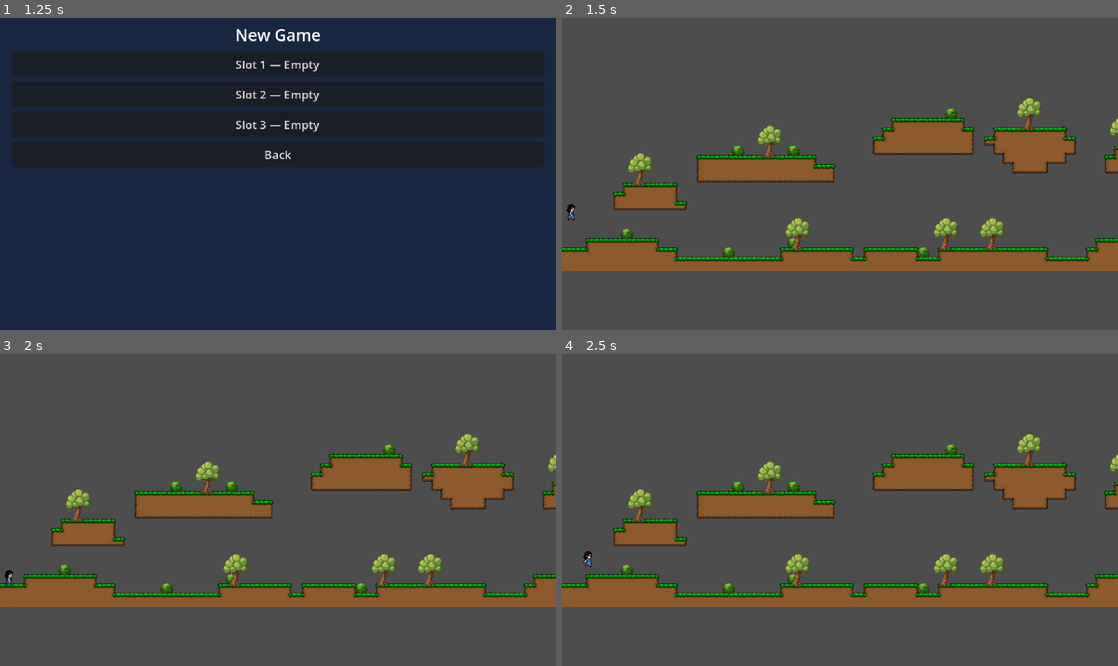
Above: before the commit, frames 1-4 (two rows, left to right).
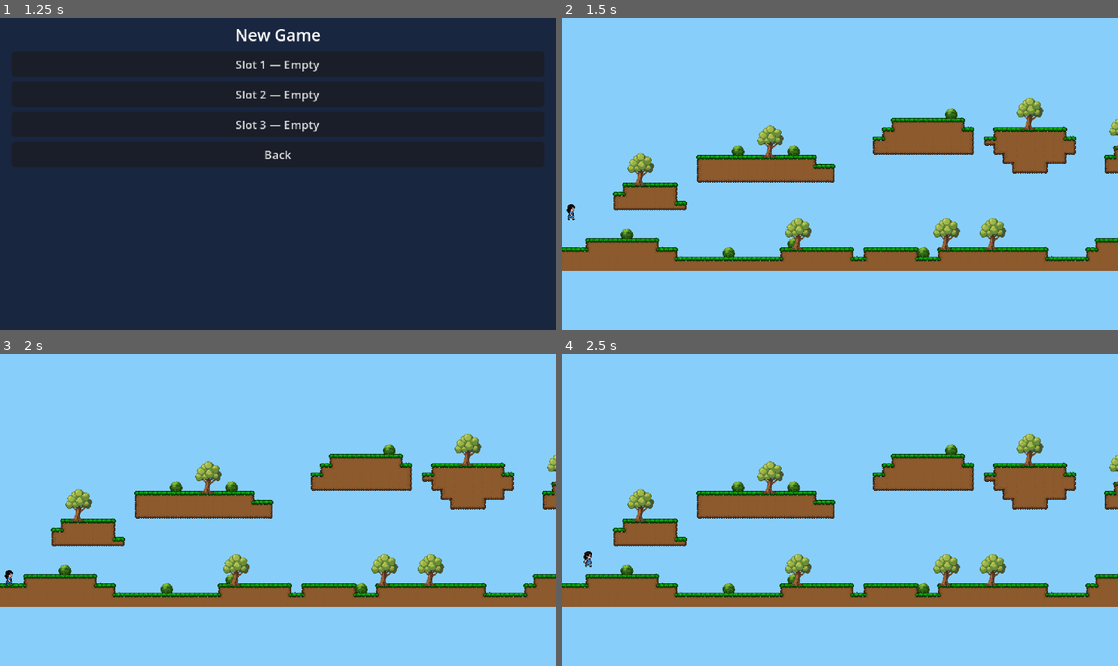
Above: after the commit, the same moments.

Repository: PsyburGai/ninis-adventure
Game: Godot game, scene res://source/scenes/levels/main_menu.tscn
The game is run twice, just before and just after one commit, with the same random seed, the same clock (stepped at 60 frames per second) and the same inputs.
Inputs:
- Up to frame 1 (1.25 s): click "New Game" at 0.5 s
- Up to frame 2 (1.5 s): click "Slot 1 — Empty" at 1.25 s
- Up to frame 3 (2 s): no input
- Up to frame 4 (2.5 s): hold D (move_right) from 2.03 s (still down); tap Space (jump) at 2.27 s

Frame 1 is identical in both runs. In frame 2, 84% of the frame differs, in the area x 0-100%, y 0-100%; in frame 3, 84%; in frame 4, 84%.

Commit message:
Fix gray background - set sky blue clear color and add background rect to level_1_1

Diff:
--- a/project.godot
+++ b/project.godot
@@ -65,3 +65,4 @@
 [rendering]
 
 textures/canvas_textures/default_texture_filter=0
+environment/defaults/default_clear_color=Color(0.53, 0.81, 0.98, 1)
--- a/source/scenes/levels/level_1_1.tscn
+++ b/source/scenes/levels/level_1_1.tscn
@@ -5,6 +5,12 @@
 
 [node name="Level1_1" type="Node2D" unique_id=1208219098]
 
+[node name="Background" type="ColorRect" parent="."]
+z_index = -10
+position = Vector2(-500, -600)
+size = Vector2(3000, 1500)
+color = Color(0.53, 0.81, 0.98, 1)
+
 [node name="TiledMap" parent="." unique_id=367186168 instance=ExtResource("1_map")]
 position = Vector2(0, -246)
 
